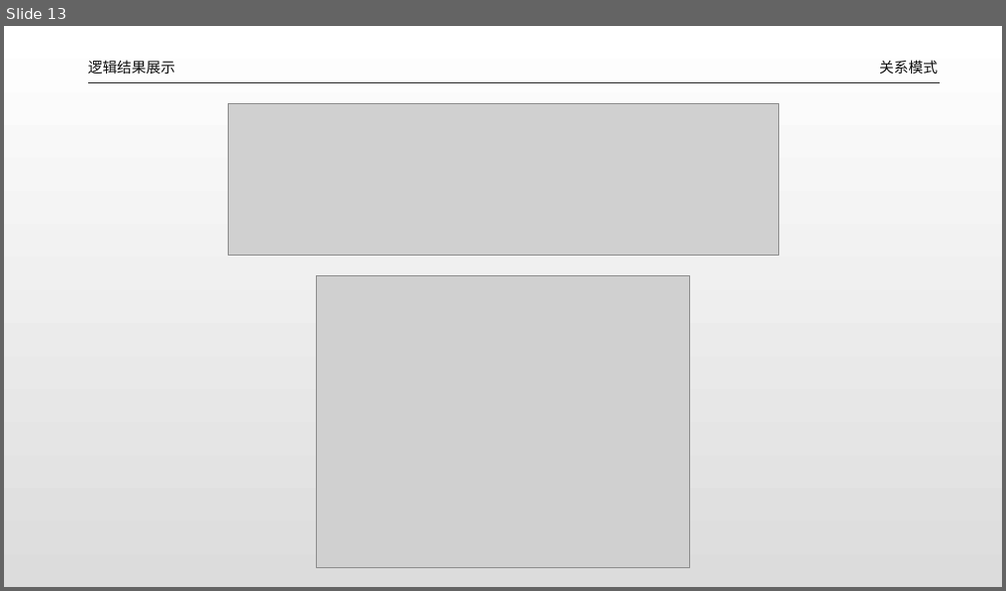
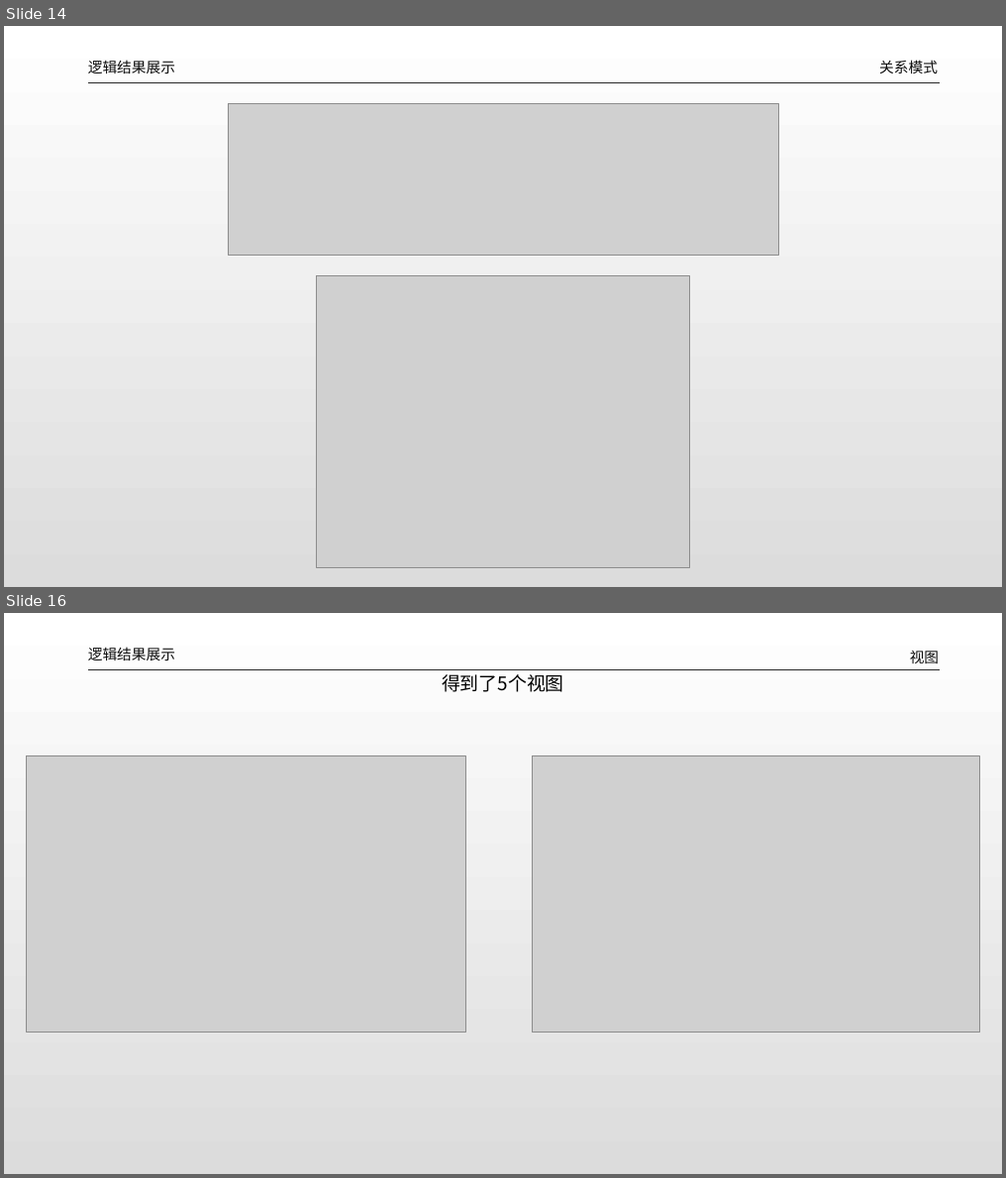
Before and after one commit to dlct-wzx/database-practice, a slide deck: 答辩ppt.pptx. Shown one above the other, each under a label of ours: slide 13 before the commit, slides 14 and 16 after it; the slides between them are not shown. The pictures are 1006x591 and 1006x1178 pixels, drawn with LibreOffice and Linux fonts; fonts in the diff are those of the drawing; grey boxes stand for pictures. Boxes give left, top, right and bottom in pixels: in the first picture for what was removed or moved away, otherwise in the second. Text is boxed around its words. In the diff, an @@ line names an element or a change of style, - is before the commit and + after.

```diff
--- a/答辩ppt.pptx
+++ b/答辩ppt.pptx
@@ slide 16 added at [4, 613, 1002, 1174], background gradient #FFFFFF to #DCDCDC @@
@@ text added at [88, 647, 175, 661], 14 pt, text #0D0D0D @@
+逻辑结果展示
@@ line added from (88, 669) to (940, 669), #262626 0.5 pt @@
@@ text added at [910, 651, 939, 663], 14 pt, text #0D0D0D @@
+视图
@@ text added at [442, 674, 564, 692], 18 pt, text #000000 @@
+得到了5个视图
@@ picture added at [27, 756, 466, 1032] @@
@@ picture added at [533, 756, 979, 1032] @@
@@ what was slide 13 is now slide 14 @@
```
Also in this commit, not shown: 6 slides changed, 10 other slides added, 4 slides removed, 10 other files.
